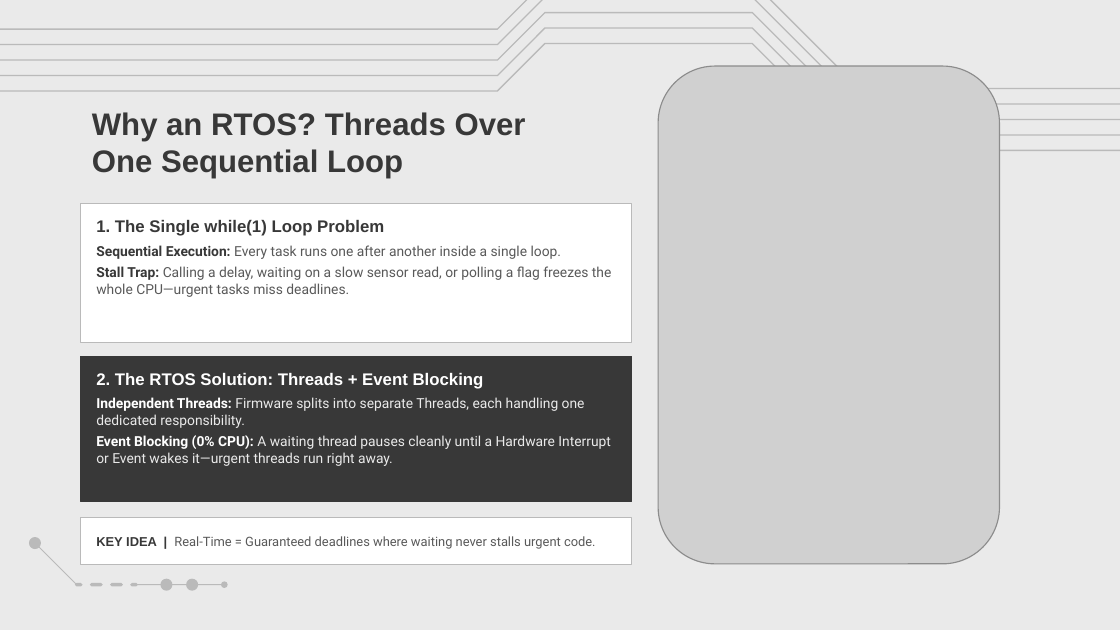
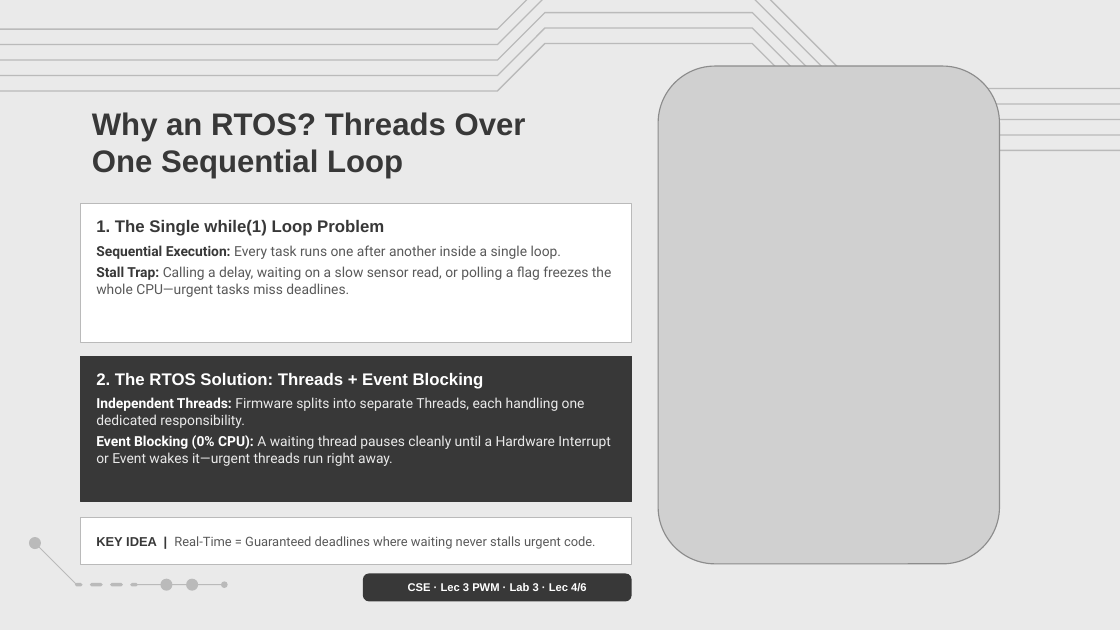
Before and after one commit to amrsaeedcse/zephyr-vs-freertos-presentation, a slide deck: slide 3 of Zephyr_RTOS_vs_FreeRTOS.pptx. Drawn at 1120x630 pixels with LibreOffice and Linux fonts; fonts in the diff are those of the drawing; grey boxes stand for pictures; background and template pictures are left out. Boxes give left, top, right and bottom in pixels: in the first picture for what was removed or moved away, otherwise in the second. Text is boxed around its words. In the diff, an @@ line names an element or a change of style, - is before the commit and + after.

```diff
--- a/Zephyr_RTOS_vs_FreeRTOS.pptx
+++ b/Zephyr_RTOS_vs_FreeRTOS.pptx
@@ rounded rectangle added at [363,573,632,601], fill #383838, 7.2 pt, text #FFFFFF, bold @@
+CSE · Lec 3 PWM · Lab 3 · Lec 4/6
```
Also in this commit, not shown: 11 other slides changed, 4 other files.
